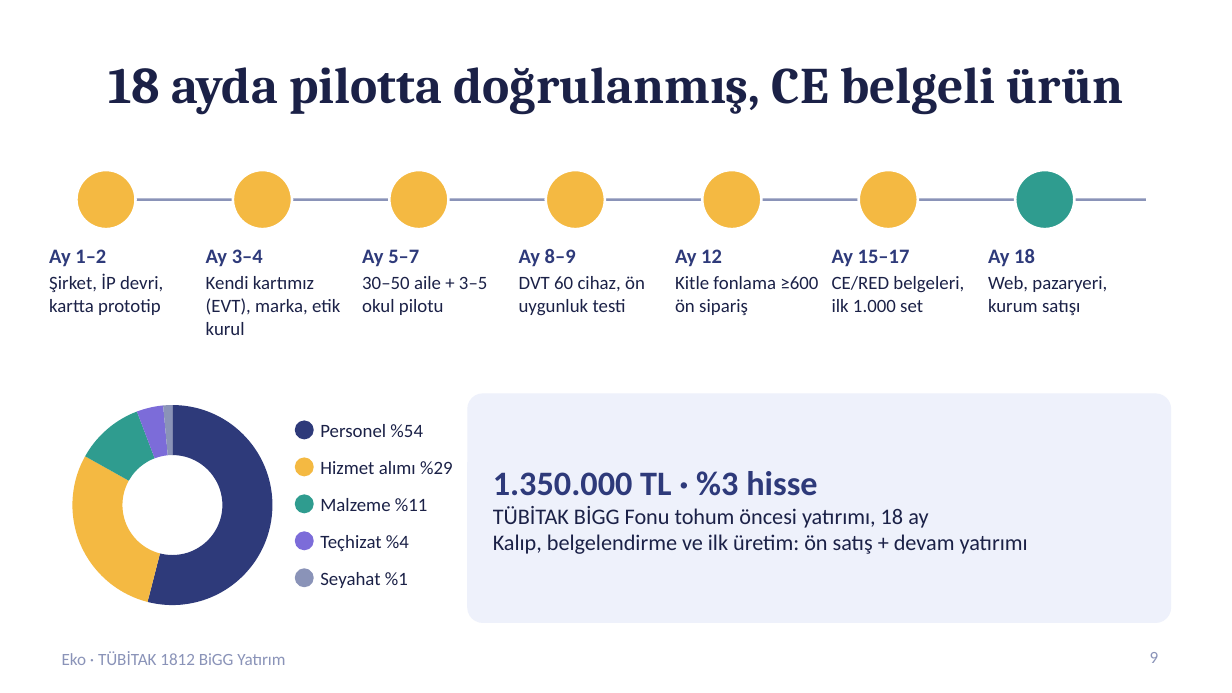
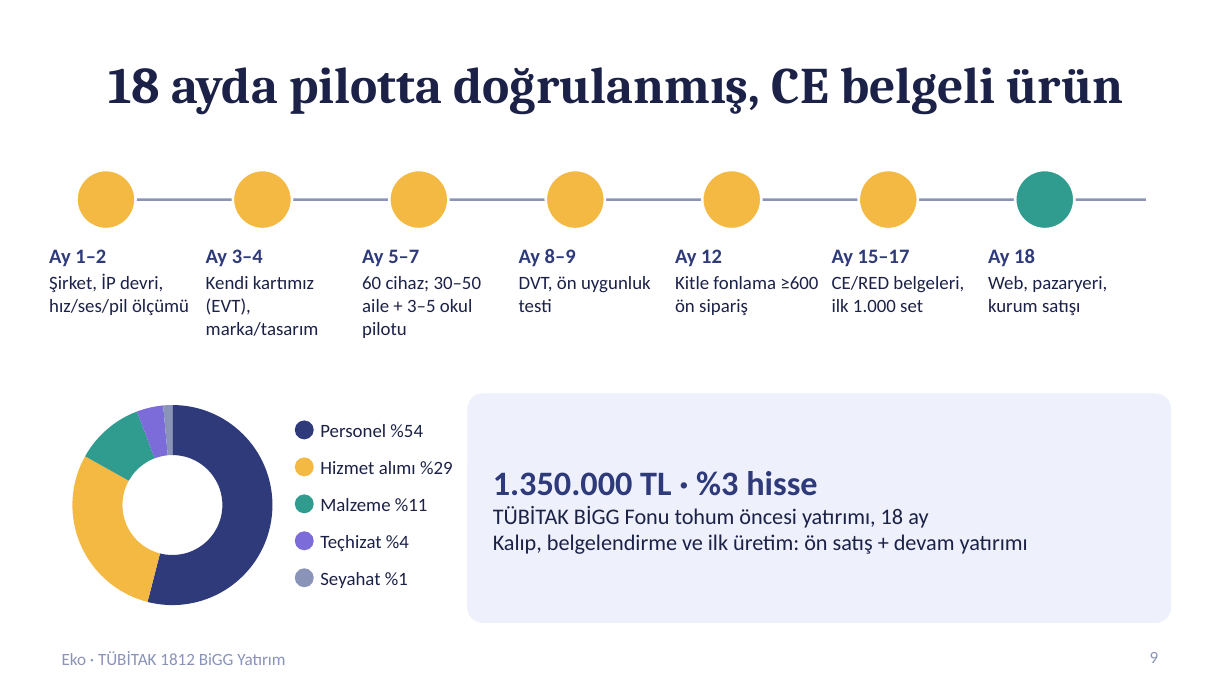
Before and after one commit to yusuf7855/hikaye-oyuncak, a slide deck: slide 9 of basvuru/tubitak_1812/cikti/Eko_Sunum.pptx. Drawn at 1232x693 pixels with LibreOffice and Linux fonts; fonts in the diff are those of the drawing. Boxes give left, top, right and bottom in pixels: in the first picture for what was removed or moved away, otherwise in the second. Text is boxed around its words. In the diff, an @@ line names an element or a change of style, - is before the commit and + after.

```diff
--- a/basvuru/tubitak_1812/cikti/Eko_Sunum.pptx
+++ b/basvuru/tubitak_1812/cikti/Eko_Sunum.pptx
@@ text at box(49, 274, 189, 315): text changed @@
-Şirket, İP devri, kartta prototip
+Şirket, İP devri, hız/ses/pil ölçümü
@@ text at box(206, 276, 319, 336): text changed @@
-Kendi kartımız (EVT), marka, etik kurul
+Kendi kartımız (EVT), marka/tasarım
@@ text at box(362, 276, 482, 338): text changed @@
-30–50 aile + 3–5 okul pilotu
+60 cihaz; 30–50 aile + 3–5 okul pilotu
@@ text at box(519, 276, 651, 312): text changed @@
-DVT 60 cihaz, ön uygunluk testi
+DVT, ön uygunluk testi
```
Also in this commit, not shown: 3 other slides changed, 23 other files.
